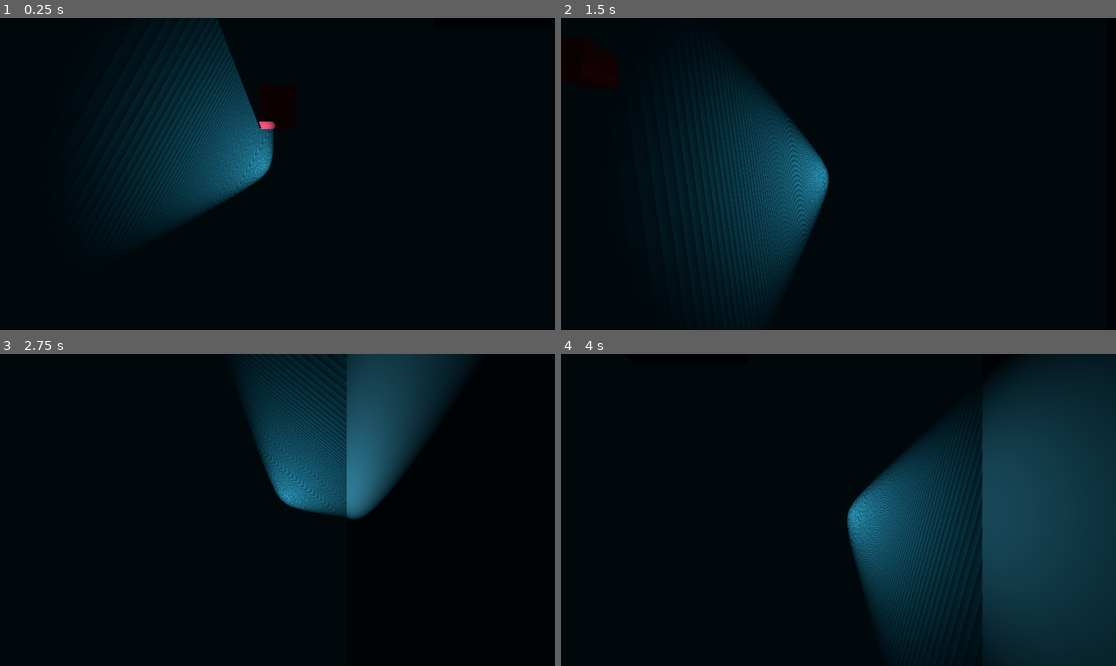
Above: before the commit, frames 1-4 (two rows, left to right).
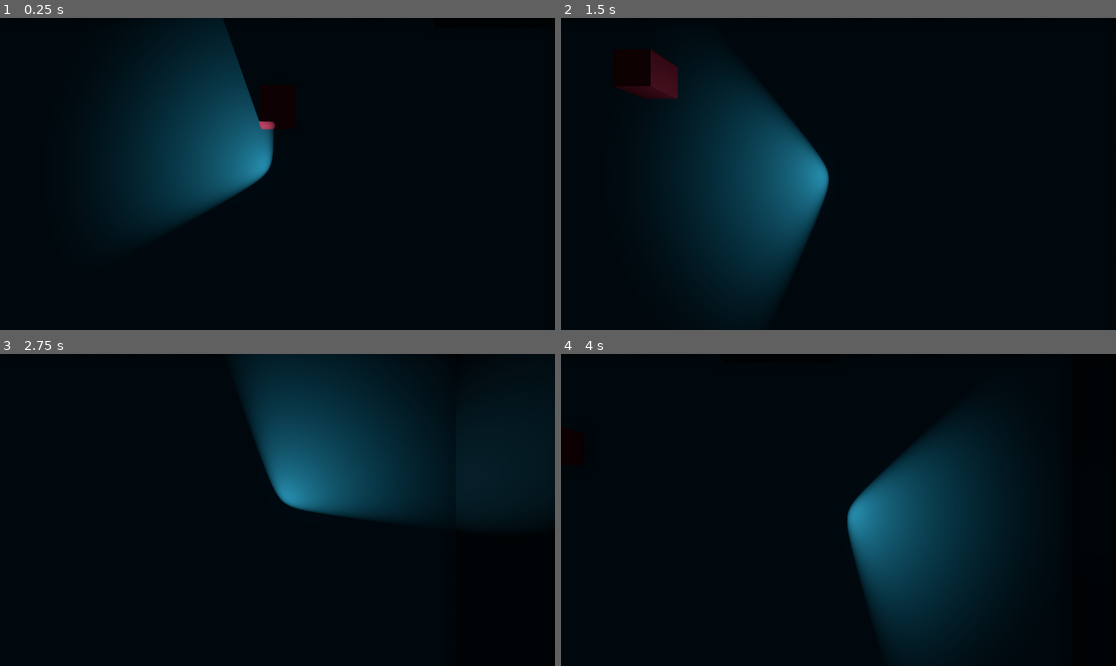
Above: after the commit, the same moments.

Repository: TeaWhyDee/ctssagit
Game: Godot game, scene res://Main.tscn
Same seed, same stepped clock (60 frames per second), same inputs: the game is played once before the commit and once after it.
Inputs (mouse positions are in pixels of both pictures, inside the frame that each line leads up to):
- Up to frame 1 (0.25 s): no input
- Up to frame 2 (1.5 s): tap Enter at 0.5 s; move the mouse to (960, 158) at 0.52 s; hold D (move_right) 0.53-1.28 s; tap Space at 1.25 s; move the mouse to (727, 189) at 1.27 s; hold S (move_down) from 1.28 s (still down)
- Up to frame 3 (2.75 s): move the mouse to (333, 441) at 2.02 s; release S (move_down) at 2.03 s; hold D (move_right) from 2.03 s (still down)
- Up to frame 4 (4 s): move the mouse to (810, 572) at 2.77 s; release D (move_right) at 2.78 s; hold W (move_up) 2.78-3.53 s; tap Enter at 3.5 s; move the mouse to (1005, 556) at 3.52 s; hold A (move_left) from 3.53 s (still down)

The runs differ from the first frame. In frame 1, 1.2% of the frame differs, in the area x 29-50%, y 2-61%; in frame 2, 1.8%; in frame 3, 14%; in frame 4, 23%, in the area x 51-100%, y 0-100%.

Commit message:
fix light

Diff:
--- a/Box.tscn
+++ b/Box.tscn
@@ -8,6 +8,8 @@
 [node name="Box" type="RigidBody"]
 mass = 100.0
 axis_lock_angular_x = true
+axis_lock_angular_y = true
+axis_lock_angular_z = true
 
 [node name="CollisionShape" type="CollisionShape" parent="."]
 shape = SubResource( 1 )
--- a/Main.tscn
+++ b/Main.tscn
@@ -14,27 +14,31 @@
 background_energy = 0.0
 ambient_light_color = Color( 0.0666667, 0.0666667, 0.0666667, 1 )
 ambient_light_sky_contribution = 0.0
+ssao_enabled = true
+glow_enabled = true
+glow_bloom = 0.1
 
 [node name="World" type="Spatial"]
 
 [node name="Player" parent="." instance=ExtResource( 2 )]
+transform = Transform( 1, 0, 0, 0, 1, 0, 0, 0, 1, 0, 1, 0 )
 
 [node name="CSGBox" type="CSGBox" parent="."]
-transform = Transform( 1, 0, 0, 0, 1, 0, 0, 0, 1, 0, -2, 0 )
+transform = Transform( 1, 0, 0, 0, 1, 0, 0, 0, 1, 0, -1, 0 )
 use_collision = true
 width = 65.4871
 depth = 67.1061
 material = SubResource( 3 )
 
 [node name="CSGBox3" type="CSGBox" parent="."]
-transform = Transform( 1, 0, 0, 0, 1, 0, 0, 0, 1, 0, 20.5495, 0 )
+transform = Transform( 1, 0, 0, 0, 1, 0, 0, 0, 1, 0, 21.5495, 0 )
 use_collision = true
 width = 65.4871
 depth = 67.1061
 material = SubResource( 3 )
 
 [node name="CSGBox4" type="CSGBox" parent="."]
-transform = Transform( 1, 0, 0, 0, 1, 0, 0, 0, 1, 0, 0, 32 )
+transform = Transform( 1, 0, 0, 0, 1, 0, 0, 0, 1, 0, 1, 32 )
 use_collision = true
 width = 65.4871
 height = 78.0507
@@ -42,7 +46,7 @@
 material = SubResource( 2 )
 
 [node name="CSGBox5" type="CSGBox" parent="."]
-transform = Transform( 1, 0, 0, 0, 1, 0, 0, 0, 1, 0, 0, -33.3722 )
+transform = Transform( 1, 0, 0, 0, 1, 0, 0, 0, 1, 0, 1, -33.3722 )
 use_collision = true
 width = 65.4871
 height = 78.0507
@@ -50,7 +54,7 @@
 material = SubResource( 2 )
 
 [node name="CSGBox6" type="CSGBox" parent="."]
-transform = Transform( -4.37114e-08, 0, 1, 0, 1, 0, -1, 0, -4.37114e-08, -31.3769, 0, 0.716797 )
+transform = Transform( -4.37114e-08, 0, 1, 0, 1, 0, -1, 0, -4.37114e-08, -31.3769, 1, 0.716797 )
 use_collision = true
 width = 72.2362
 height = 78.0507
@@ -58,7 +62,7 @@
 material = SubResource( 2 )
 
 [node name="CSGBox7" type="CSGBox" parent="."]
-transform = Transform( -4.37114e-08, 0, 1, 0, 1, 0, -1, 0, -4.37114e-08, 32.6963, 0, 0.716797 )
+transform = Transform( -4.37114e-08, 0, 1, 0, 1, 0, -1, 0, -4.37114e-08, 32.6963, 1, 0.716797 )
 use_collision = true
 width = 72.2362
 height = 78.0507
@@ -66,7 +70,7 @@
 material = SubResource( 2 )
 
 [node name="CSGBox2" type="CSGBox" parent="."]
-transform = Transform( 1, 0, 0, 0, 1, 0, 0, 0, 1, 13.44, 0, -12.2606 )
+transform = Transform( 1, 0, 0, 0, 1, 0, 0, 0, 1, 13.44, 1, -12.2606 )
 use_collision = true
 width = 7.20432
 depth = 6.10773
@@ -76,4 +80,4 @@
 environment = SubResource( 1 )
 
 [node name="Box" parent="." instance=ExtResource( 3 )]
-transform = Transform( 1, 0, 0, 0, 1, 0, 0, 0, 1, 0, 0, -3.82666 )
+transform = Transform( 1, 0, 0, 0, 1, 0, 0, 0, 1, 0, 1, -3.82666 )
--- a/Player.tscn
+++ b/Player.tscn
@@ -16,9 +16,14 @@
 current = true
 
 [node name="SpotLight" type="SpotLight" parent="."]
-light_energy = 2.0
 shadow_enabled = true
+shadow_bias = -0.01
+shadow_reverse_cull_face = true
 spot_range = 15.9564
 spot_attenuation = 2.14355
 spot_angle = 58.4818
 spot_angle_attenuation = 3.86375
+
+[node name="OmniLight" type="OmniLight" parent="."]
+visible = false
+shadow_enabled = true
--- a/player.gd
+++ b/player.gd
@@ -1,7 +1,7 @@
 extends KinematicBody
 
-const SPEED = 20
-const INERTIA = 5
+const SPEED = 15
+const INERTIA = 0.1
 var direction: Vector2
 var velocity: Vector3
 
@@ -10,6 +10,7 @@
 	direction = input_vector
 	velocity = velocity.linear_interpolate(Vector3(direction.x, 0, direction.y) * SPEED, delta * 10)
 	velocity = move_and_slide(velocity, Vector3.UP, false, 4, PI / 4, false)
+
 	for i in get_slide_count():
 		var col = get_slide_collision(i)
 		if col.collider is RigidBody:
--- a/project.godot
+++ b/project.godot
@@ -80,4 +80,6 @@
 
 [rendering]
 
+quality/filters/sharpen_intensity=0.501
+quality/filters/use_fxaa=true
 environment/default_environment="res://default_env.tres"
